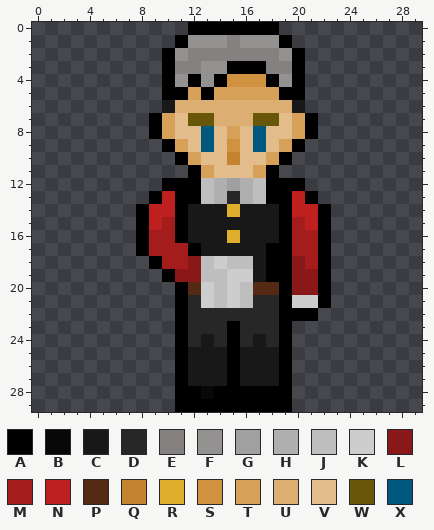
One commit to this pixel-art sprite: assets/personnage/pnj/1/B.png. Above, as it was before the edit.
The file is 30x30 pixels. Colours within 5 levels of each other are drawn and written as one.
Palette (. is transparent): A #000000  B #080808  C #181818  D #272727  E #858181  F #949191  G #a0a0a0  H #afafaf  J #bebebe  K #cdcdcd  L #8a1818  M #a41c1c  N #be2020  P #542a15  Q #c3832f  R #dfaf2c  S #d19240  T #d7a059  U #ddae72  V #e3bc8b  W #685609  X #00587e
Pixels before, first column x 8:
 0 ....AAAAAAA....
 1 ...AFFFEFFFA...
 2 ..AFEEEEEEEFA..
 3 ..AEEFFAAAEEA..
 4 ..AFAFASSSAFA..
 5 ..AATATTTTTAA..
 6 ..CUUUUUUUUUC..
 7 .ATVWWUUUWWVTA.
 8 .ATVVXVTVXVVTA.
 9 ..ATVXVSVXVTA..
10 ...ATVVQVVTA...
11 ....ATVVVTA....
12 ..AAAJHGHJAAA..
13 .ANAAJHDHJAANA.
14 ANNACCCRCCCANNA
15 ANMACCCCCCCAMNA
16 AMMACCCRCCCAMMA
17 AMMMACCCCCAAMMA
18 .AMMLJKJJCAALMA
19 ..ALLJJKKCAALLA
20 ...APKJKJPPALLA
21 ...ADKJKJDDAKKA
22 ...ADDDDDDDAAA.
23 ...ADDDADDDA...
24 ...ADCDADCDA...
25 ...ACCCACCCA...
26 ...ACCCACCCA...
27 ...ACCCACCCA...
28 ...AABAAAAAA...
29 ...AAAAAAAAA...
Now the later version:
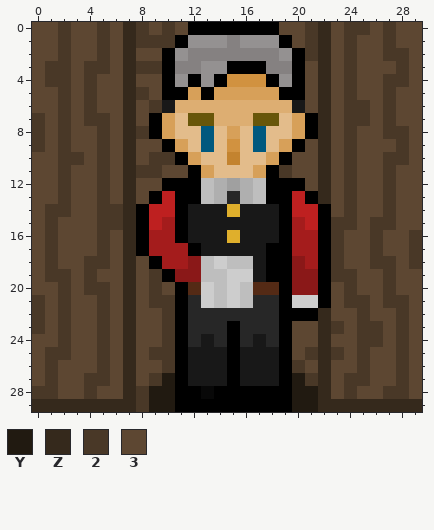
Colours new in this view: Y #211a11  Z #35291c  2 #493827  3 #5d4732
What changed:
Changed rows in their new state; - is an unchanged pixel.
first column x 0:
 0 3323323Z2323-------332Z3223233
 1 3323323Z222---------32Z3233233
 2 3323323Z33-----------2Z3233223
 3 3223223Z22-----------3Z3233323
 4 3223233Z33-----------3Z3233223
 5 3323233Z23-----------3Z3233233
 6 3323233Z32-----------3Z3223233
 7 2323223Z3-------------Z3223233
 8 2323323Z2-------------Z3233223
 9 2323323Z33-----------3Z3233323
10 3322323Z322---------33Z3233223
11 3323323Z2233-------233Z3233233
12 3323323Z33-----------3Z3233233
13 3323323Z3-------------Z3233233
14 3223322Z---------------3233233
15 3233322Z---------------2232233
16 3233323Z---------------2332332
17 3233323Z---------------2332332
18 3233223Z3--------------2332232
19 3223233Z32-------------2233233
20 3323223Z323------------3233233
21 2323323Z322------------3223223
22 2323323Z332-----------Z3323323
23 2323323Z332---------33Z2322323
24 3323323Z332---------33Z3322323
25 3223323Z322---------32Z2323323
26 3233323Z332---------23Z3323323
27 3233223Z32Y---------Y2Z3223323
28 2233233Z2YY---------YYZ3233223
29 ZZZZZZZZ2YY---------YYZZZZZZZZ
